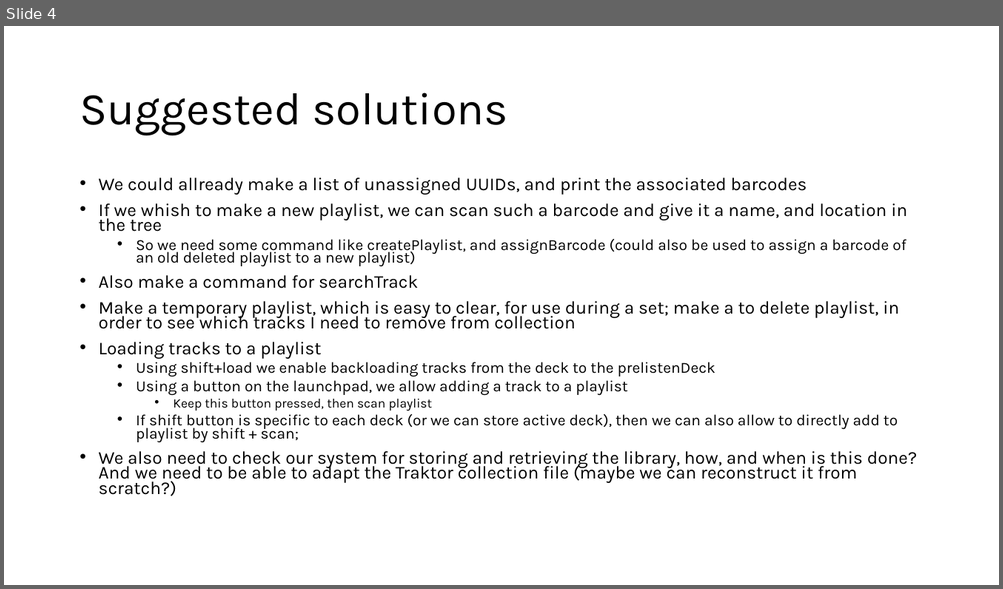
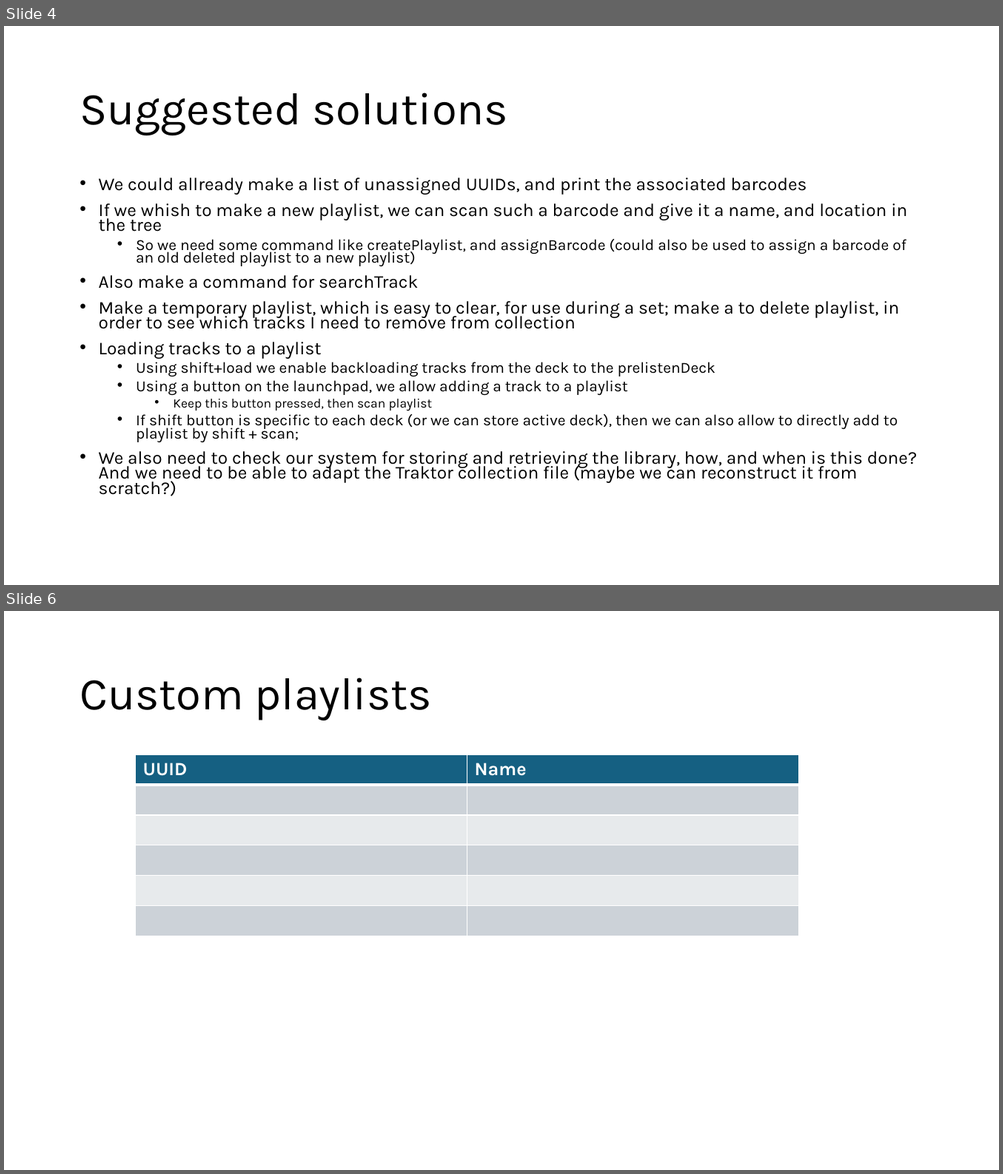
Before and after one commit to pier3100/SUDJ-peripheral, a slide deck: Design Log/Music Library.pptx. Shown one above the other, each under a label of ours: slide 4 before the commit, slides 4 and 6 after it; the slides between them are not shown. The pictures are 1003x589 and 1003x1174 pixels, drawn with LibreOffice and Linux fonts; fonts in the diff are those of the drawing. Boxes give left, top, right and bottom in pixels: in the first picture for what was removed or moved away, otherwise in the second. Text is boxed around its words. In the diff, an @@ line names an element or a change of style, - is before the commit and + after.

```diff
--- a/Design Log/Music Library.pptx
+++ b/Design Log/Music Library.pptx
@@ slide 6 added at (x1=4, y1=611, x2=999, y2=1170), background #FFFFFF @@
@@ title added at (x1=79, y1=678, x2=432, y2=721), 44 pt, text #000000 @@
+Custom playlists
@@ table added at (x1=135, y1=755, x2=798, y2=937), 6 rows, 2 columns @@
+UUID | Name
+ | 
+ | 
+ | 
+ | 
+ | 
```
Also in this commit, not shown: 1 other slide added, 4 other files.
